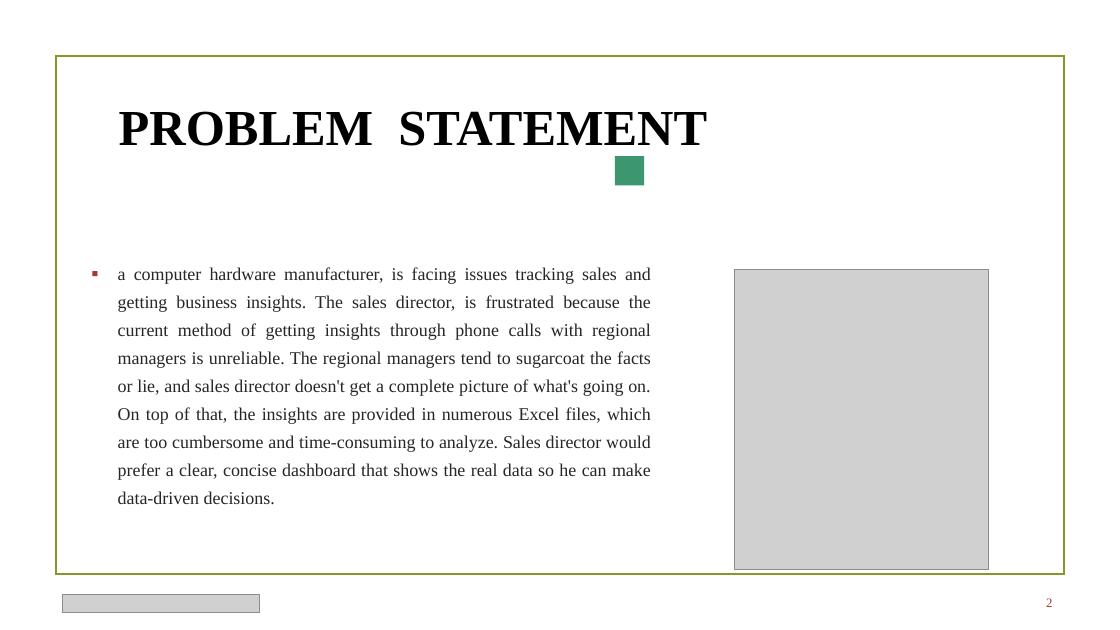
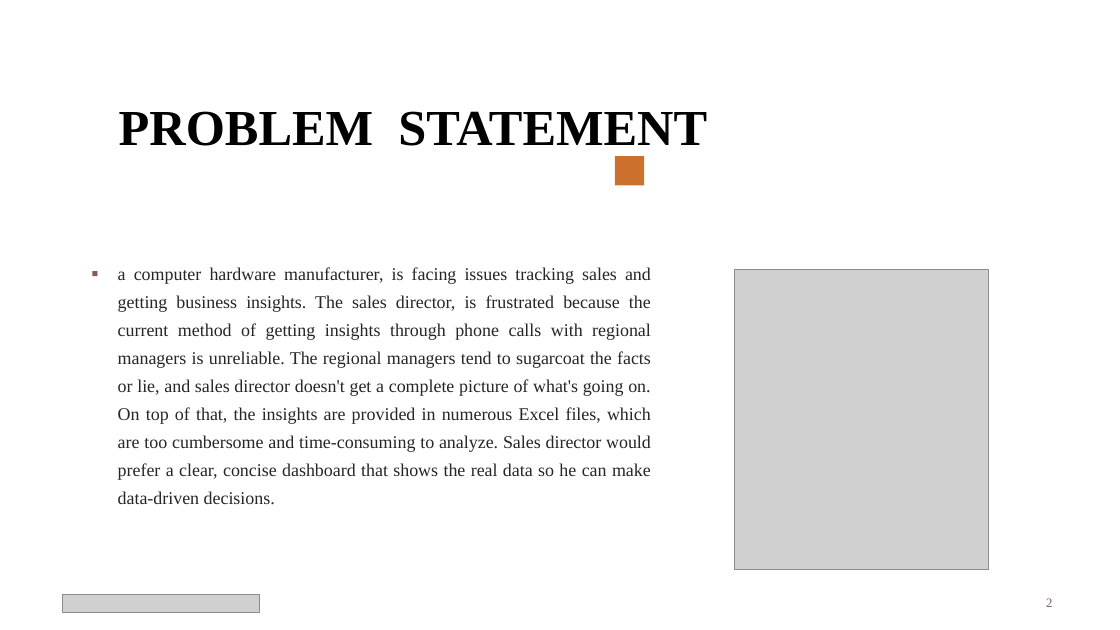
Before and after one commit to Dipan46/Sales-Insights-Data-Analysis-Project, a slide deck: slide 2 of PPT/Sales.pptx. Drawn at 1120x630 pixels with LibreOffice and Linux fonts; fonts in the diff are those of the drawing; grey boxes stand for pictures; background and template pictures are left out. Boxes give left, top, right and bottom in pixels: in the first picture for what was removed or moved away, otherwise in the second. Text is boxed around its words. In the diff, an @@ line names an element or a change of style, - is before the commit and + after.

```diff
--- a/PPT/Sales.pptx
+++ b/PPT/Sales.pptx
@@ rectangle removed at [55, 56, 1064, 575] @@
@@ rectangle at [615, 156, 644, 186]: fill #3C9770 to #CC702D @@
@@ text "a computer hardware manufacturer, is ..." at [118, 267, 651, 505]: bullet colour #A23C33 to #815F56 @@
@@ page number at [1046, 598, 1052, 607]: text colour #A23C33 to #815F56 @@
```
Also in this commit, not shown: 5 other slides changed.
